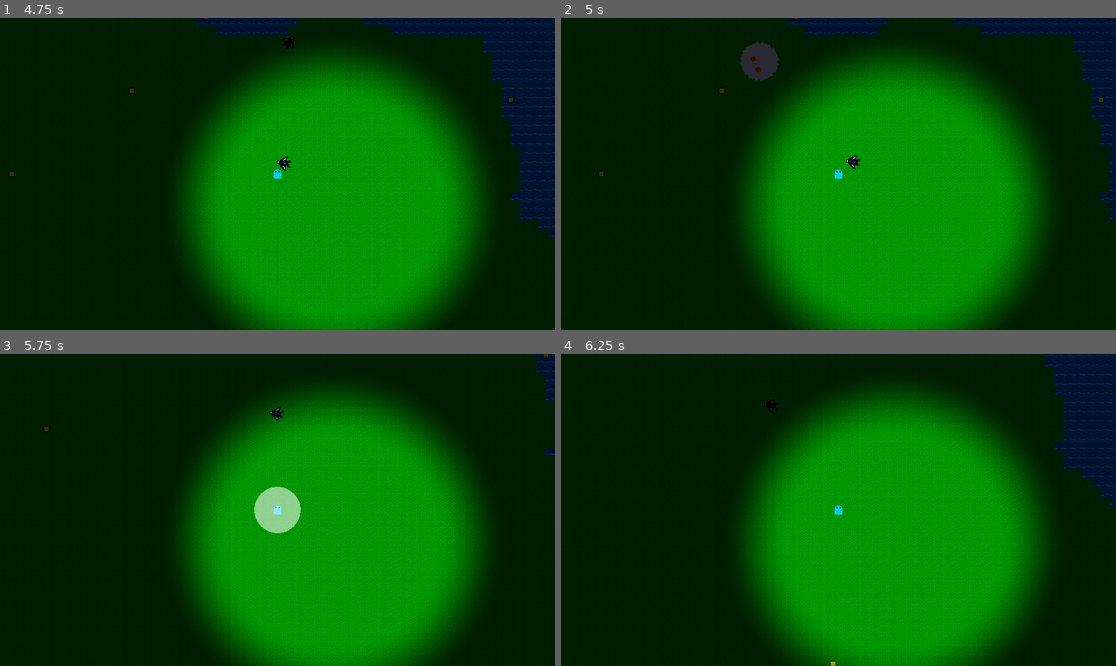
Above: before the commit, frames 1-4 (two rows, left to right).
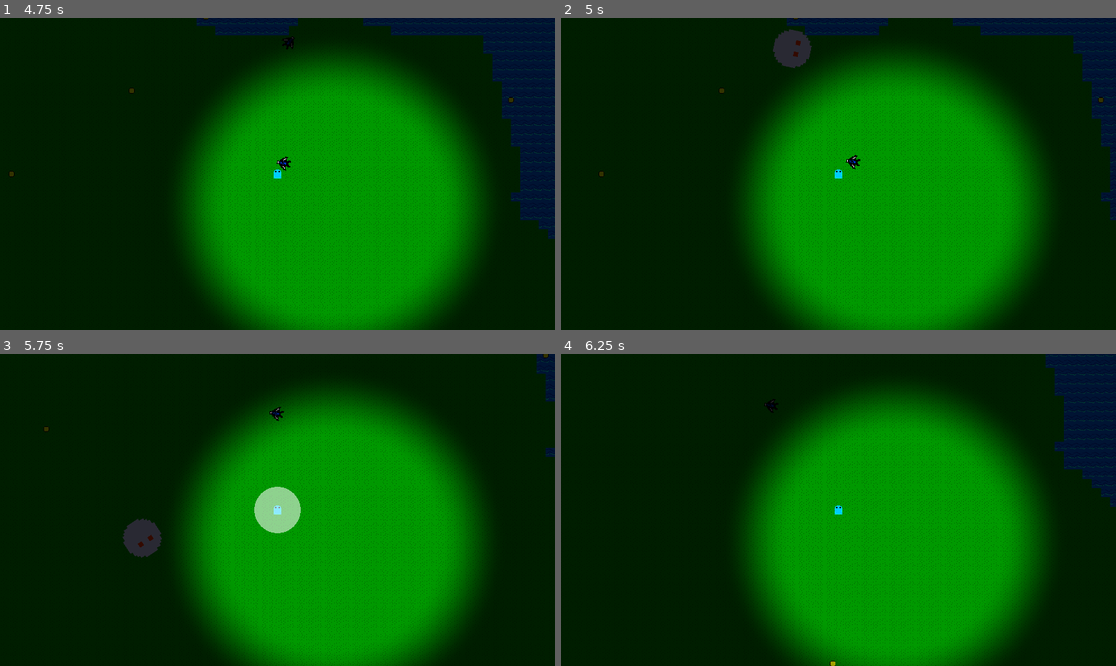
Above: after the commit, the same moments.

Repository: Kyhel/lost-in-pixels
Game: Godot game, scene res://scenes/game.tscn
Same seed, same stepped clock (60 frames per second), same inputs: the game is played once before the commit and once after it.
Inputs:
- Up to frame 1 (4.75 s): hold Right (ui_right) 0.53-1.28 s; hold F (attack) 0.53-1.28 s; hold Down (ui_down) 1.28-2.03 s; tap F (attack) at 1.35, 2.85, 4.35 s; hold Right (ui_right) 2.03-2.78 s; hold F (attack) 2.03-2.78 s; hold Up (ui_up) 2.78-3.53 s; hold F (attack) 3.53-4.28 s; hold Left (ui_left) from 3.53 s (still down)
- Up to frame 2 (5 s): keep holding Left (ui_left)
- Up to frame 3 (5.75 s): release Left (ui_left) at 5.03 s; hold Down (ui_down) from 5.03 s (still down); hold F (attack) from 5.03 s (still down)
- Up to frame 4 (6.25 s): release Down (ui_down) at 5.78 s; release F (attack) at 5.78 s; hold Right (ui_right) from 5.78 s (still down); tap F (attack) at 5.85 s

Frame 1 is identical in both runs. In frame 2, 1.3% of the frame differs, in the area x 32-46%, y 3-21%; in frame 3, 0.6%; in frame 4, nothing differs.

Commit message:
Fixed collision detection

Diff:
--- a/entities/push_priority_helper.gd
+++ b/entities/push_priority_helper.gd
@@ -35,7 +35,7 @@
 
 	var params = PhysicsShapeQueryParameters2D.new()
 	params.shape = shape_node.shape
-	params.transform = body.global_transform
+	params.transform = shape_node.global_transform
 	params.collision_mask = collision_mask
 	params.collide_with_bodies = true
 	params.collide_with_areas = false
--- a/entities/wandering_behavior.gd
+++ b/entities/wandering_behavior.gd
@@ -5,7 +5,7 @@
 
 @export var wander_speed: float = 40.0
 @export var move_distance_min: float = 32.0
-@export var move_distance_max: float = 96.0
+@export var move_distance_max: float = 200.0
 @export var stop_duration_min: float = 0.5
 @export var stop_duration_max: float = 1.5
 
